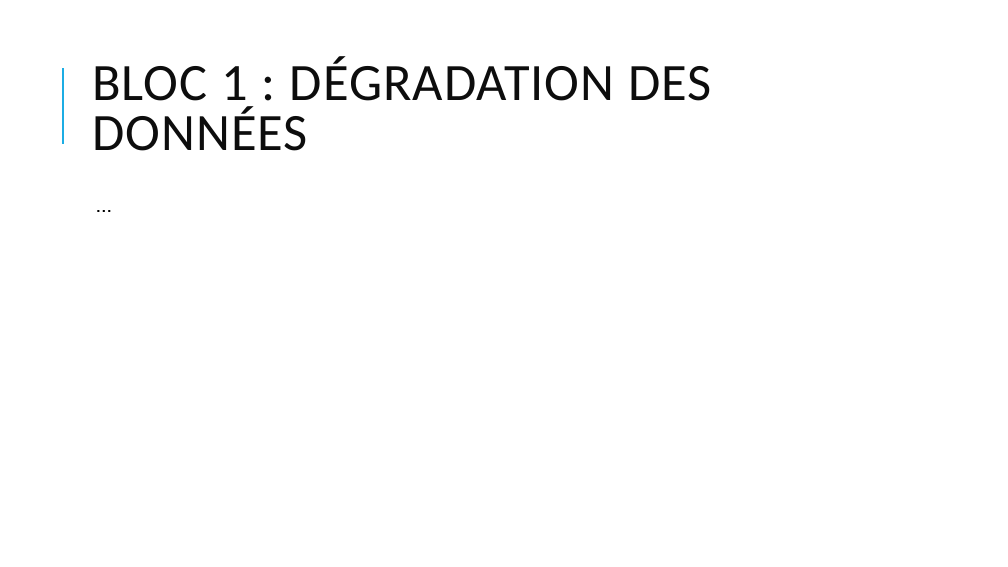
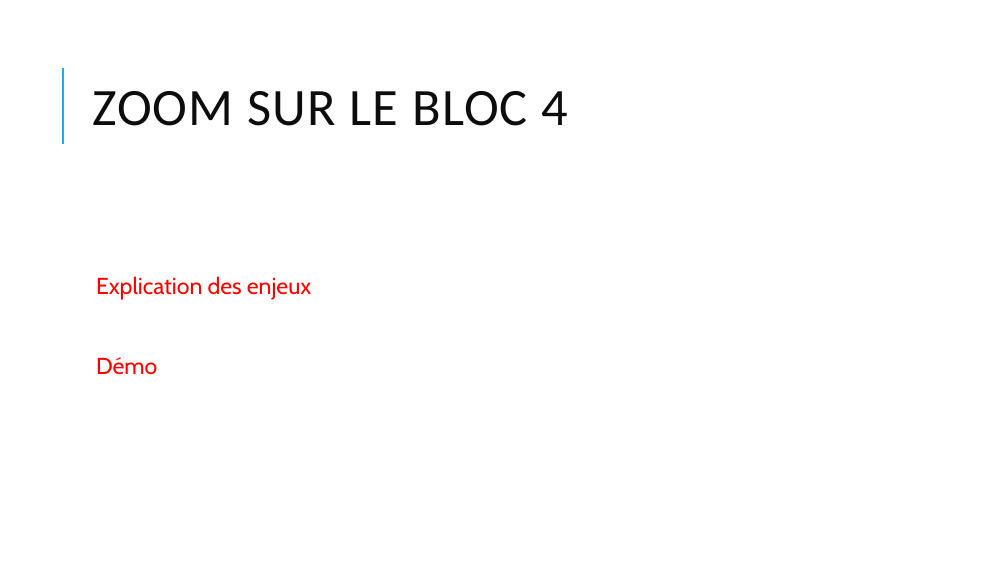
Before and after one commit to ioniATX/DHT_oblivion, a slide deck: slide 14 of presentation_mi_projet.pptx (slide 12 before the commit). Drawn at 1008x567 pixels with LibreOffice and Linux fonts; fonts in the diff are those of the drawing. Boxes give left, top, right and bottom in pixels: in the first picture for what was removed or moved away, otherwise in the second. Text is boxed around its words. In the diff, an @@ line names an element or a change of style, - is before the commit and + after.

```diff
--- a/presentation_mi_projet.pptx
+++ b/presentation_mi_projet.pptx
@@ title at [92,91,569,126]: text changed @@
-BLOC 1 : DÉGRADATION DES DONNÉES
+ZOOM SUR LE BLOC 4
@@ text at [96,276,311,375]: text changed; text colour #000000 to #FF0000 @@
-  …
+  Explication des enjeux
+  Démo
```
Also in this commit, not shown: 6 other slides changed, 1 slide added, 21 other files.
